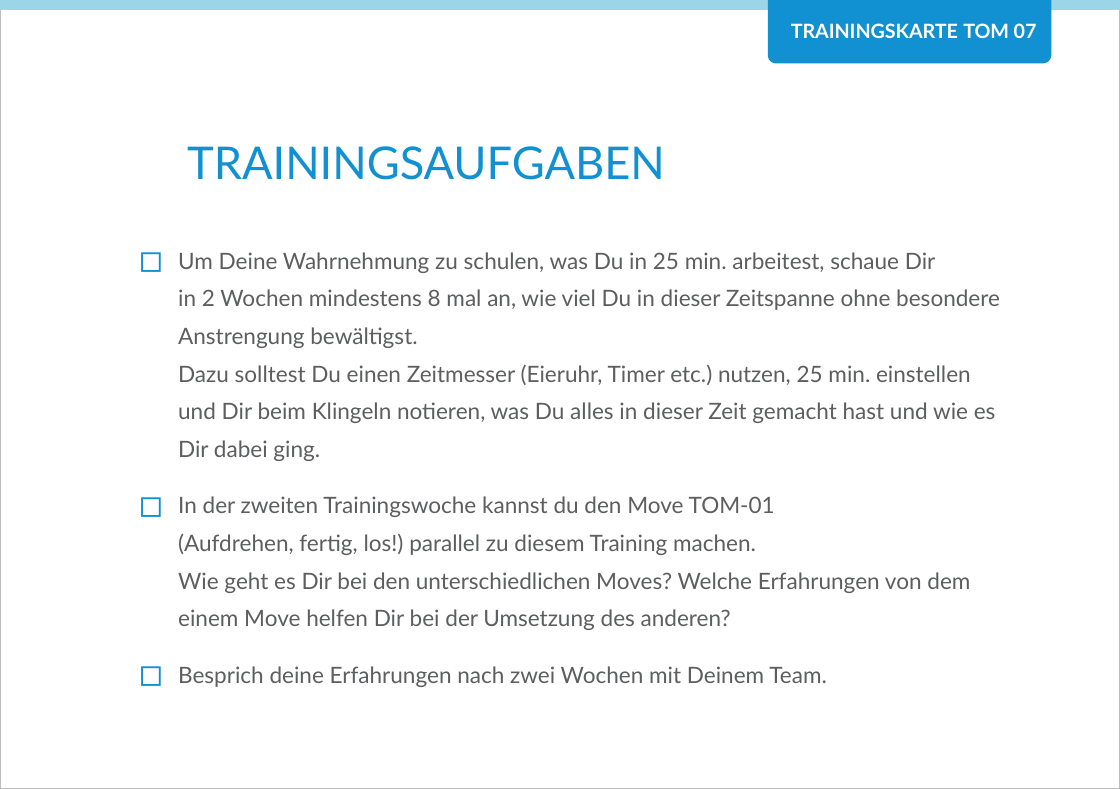
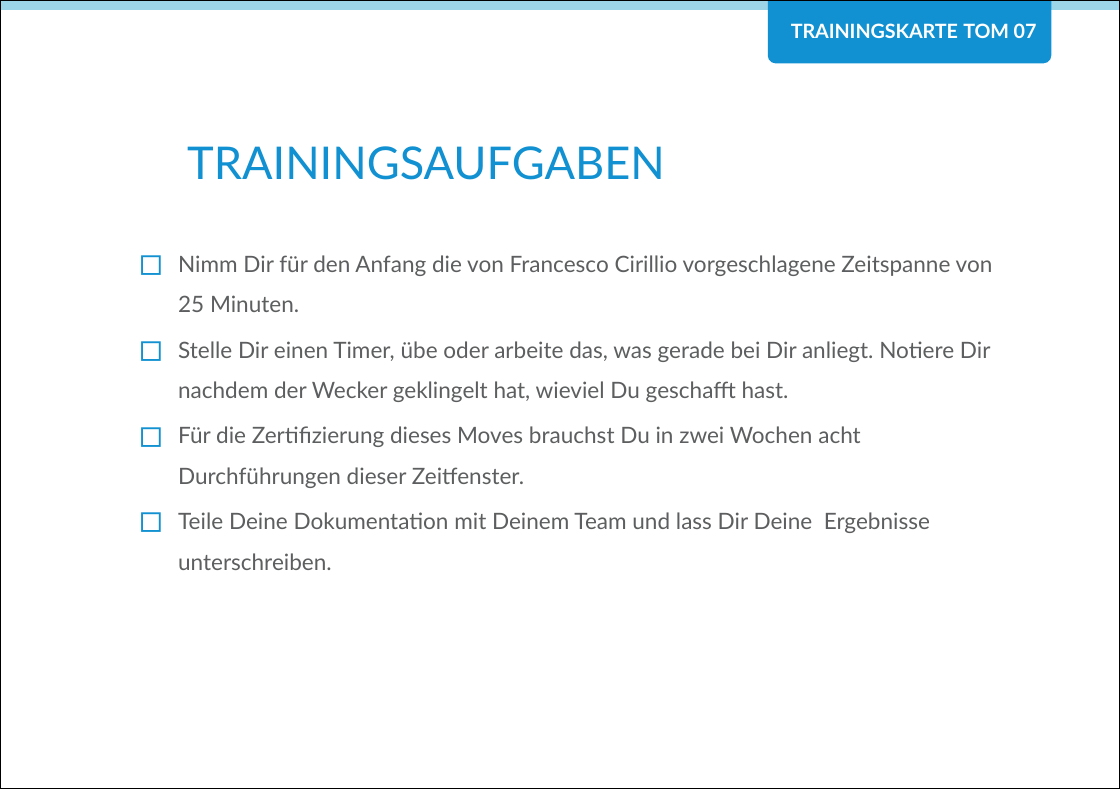
Before and after one commit to Teamtool/training-materials, a slide deck: slide 2 of agile moves/Tomatoes (TOM)/ger/apprentice/ger_TOM_07_Wieviel_passt_in_eine_Tomate_AM_A.pptx. Drawn at 1120x789 pixels with LibreOffice and Linux fonts; fonts in the diff are those of the drawing; background and template pictures are left out. Boxes give left, top, right and bottom in pixels: in the first picture for what was removed or moved away, otherwise in the second. Text is boxed around its words. In the diff, an @@ line names an element or a change of style, - is before the commit and + after.

```diff
--- a/agile moves/Tomatoes (TOM)/ger/apprentice/ger_TOM_07_Wieviel_passt_in_eine_Tomate_AM_A.pptx
+++ b/agile moves/Tomatoes (TOM)/ger/apprentice/ger_TOM_07_Wieviel_passt_in_eine_Tomate_AM_A.pptx
@@ rectangle at (x1=0, y1=0, x2=1120, y2=789): outline #BFBFBF 0.75 pt to #000000 0.75 pt @@
@@ text at (x1=178, y1=255, x2=993, y2=570): text changed @@
-◻ Um Deine Wahrnehmung zu schulen, was Du in 25 min. arbeitest, schaue Dir
-  in 2 Wochen mindestens 8 mal an, wie viel Du in dieser Zeitspanne ohne besondere Anstrengung bewältigst.
-  Dazu solltest Du einen Zeitmesser (Eieruhr, Timer etc.) nutzen, 25 min. einstellen und Dir beim Klingeln notieren, was Du alles in dieser Zeit gemacht hast und wie es Dir dabei ging.
-◻ In der zweiten Trainingswoche kannst du den Move TOM-01
-  (Aufdrehen, fertig, los!) parallel zu diesem Training machen.
-  Wie geht es Dir bei den unterschiedlichen Moves? Welche Erfahrungen von dem einem Move helfen Dir bei der Umsetzung des anderen?
-◻ Besprich deine Erfahrungen nach zwei Wochen mit Deinem Team.
+◻ Nimm Dir für den Anfang die von Francesco Cirillio vorgeschlagene Zeitspanne von 25 Minuten.
+◻ Stelle Dir einen Timer, übe oder arbeite das, was gerade bei Dir anliegt. Notiere Dir nachdem der Wecker geklingelt hat, wieviel Du geschafft hast.
+◻ Für die Zertifizierung dieses Moves brauchst Du in zwei Wochen acht Durchführungen dieser Zeitfenster.
+◻ Teile Deine Dokumentation mit Deinem Team und lass Dir Deine Ergebnisse unterschreiben.
```
Also in this commit, not shown: 1 other slide changed, 1 other file.
